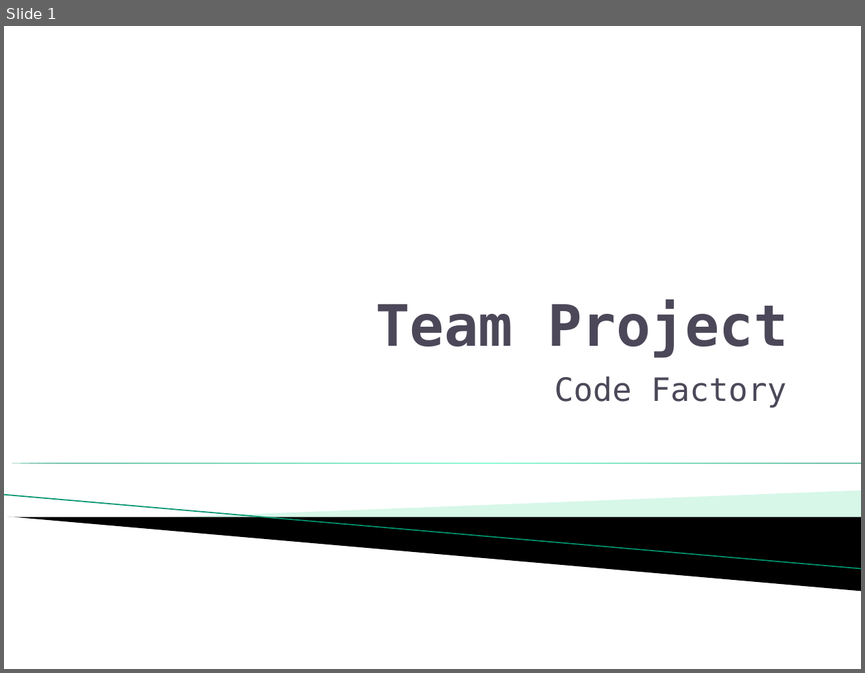
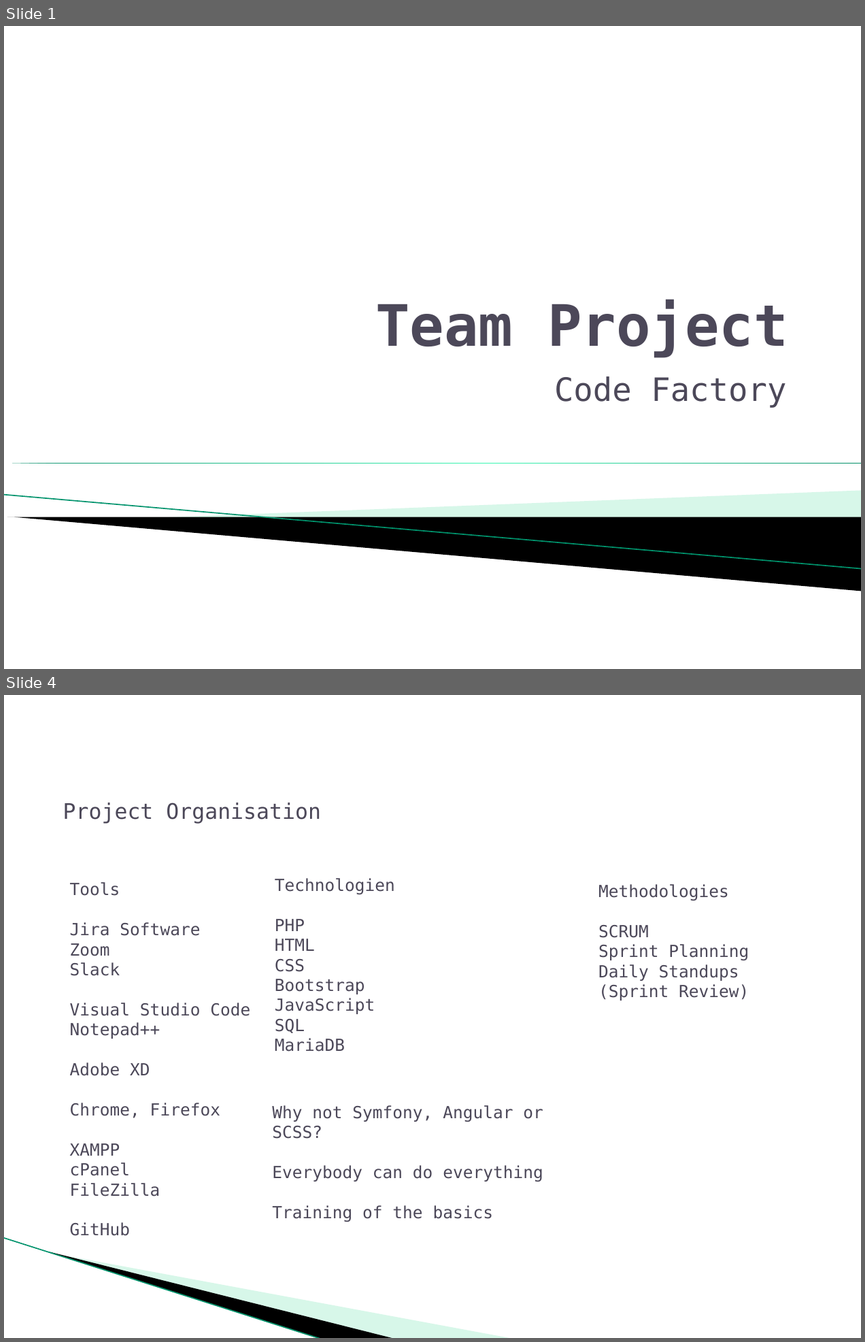
Before and after one commit to RichardAlmer/FullStack-Project, a slide deck: Presentation/Team Project.pptx. Shown one above the other, each under a label of ours: slide 1 before the commit, slides 1 and 4 after it; the slides between them are not shown. The pictures are 865x673 and 865x1342 pixels, drawn with LibreOffice and Linux fonts; fonts in the diff are those of the drawing; background and template pictures are left out. Boxes give left, top, right and bottom in pixels: in the first picture for what was removed or moved away, otherwise in the second. Text is boxed around its words. In the diff, an @@ line names an element or a change of style, - is before the commit and + after.

Commit message:
added text

```diff
--- a/Presentation/Team Project.pptx
+++ b/Presentation/Team Project.pptx
@@ slide 4 added at (x1=4, y1=695, x2=861, y2=1338), background #FFFFFF @@
@@ text added at (x1=63, y1=802, x2=321, y2=824), 18 pt, text #4C4859 @@
+Project Organisation
@@ text added at (x1=275, y1=878, x2=395, y2=1051), 14 pt, text #4C4859 @@
+Technologien
+PHP
+HTML
+CSS
+Bootstrap
+JavaScript
+SQL
+MariaDB
@@ text added at (x1=70, y1=882, x2=250, y2=1236), 14 pt, text #4C4859 @@
+Tools
+Jira Software
+Zoom
+Slack
+Visual Studio Code
+Notepad++
+Adobe XD
+Chrome, Firefox
+XAMPP
+cPanel
+FileZilla
+GitHub
@@ text added at (x1=598, y1=884, x2=749, y2=1000), 14 pt, text #4C4859 @@
+Methodologies
+SCRUM
+Sprint Planning
+Daily Standups
+(Sprint Review)
@@ text added at (x1=272, y1=1105, x2=543, y2=1222), 14 pt, text #4C4859 @@
+Why not Symfony, Angular or SCSS?
+Everybody can do everything
+Training of the basics
@@ line added from (4, 1238) to (322, 1338), #93E8C4 0.95 pt @@
@@ freeform shape added at (x1=50, y1=1251, x2=396, y2=1338), fill #000000 @@
@@ freeform shape added at (x1=51, y1=1252, x2=514, y2=1338), fill #9CEBC9 at 40% opacity @@
```
Also in this commit, not shown: 2 slides changed, 9 other slides added, 7 slides removed.
